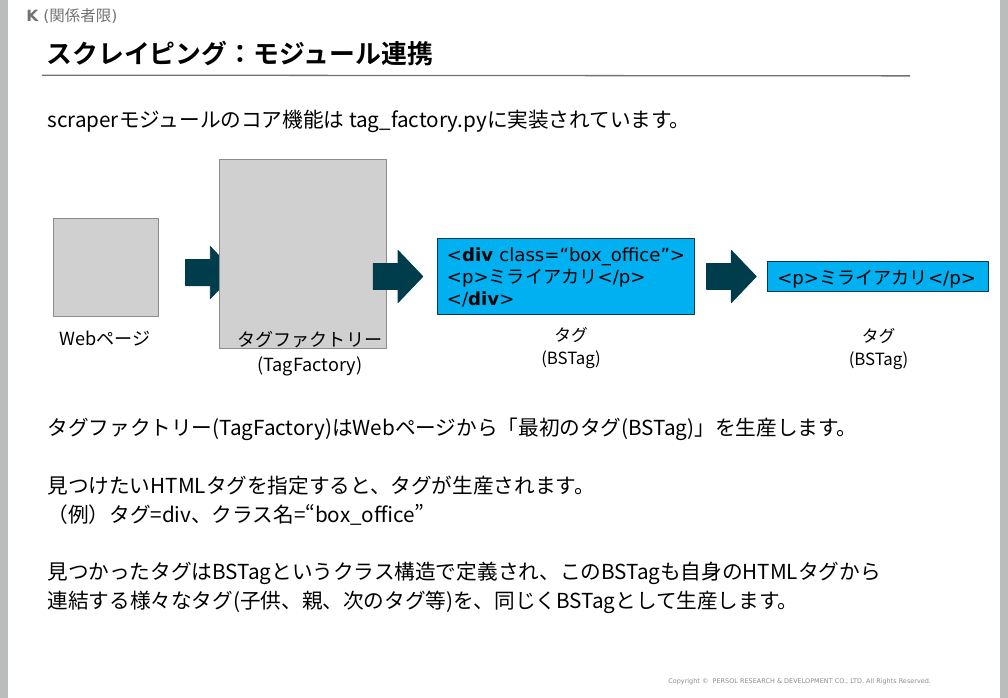
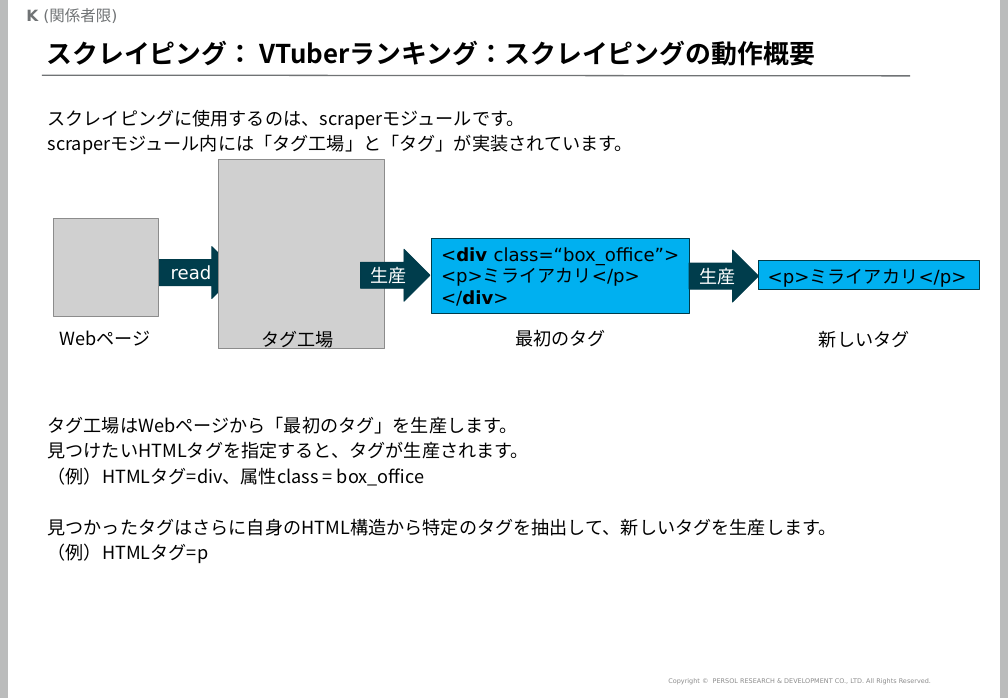
Before and after one commit to mogrodown/python_session, a slide deck: slide 19 of doc/python中級講座_2020.pptx (slide 17 before the commit). Drawn at 1008x698 pixels with LibreOffice and Linux fonts; fonts in the diff are those of the drawing; grey boxes stand for pictures; background and template pictures are left out. Boxes give left, top, right and bottom in pixels: in the first picture for what was removed or moved away, otherwise in the second. Text is boxed around its words. In the diff, an @@ line names an element or a change of style, - is before the commit and + after.

```diff
--- a/doc/python中級講座_2020.pptx
+++ b/doc/python中級講座_2020.pptx
@@ title at [46, 41, 815, 66]: text changed @@
-スクレイピング：モジュール連携
+スクレイピング： VTuberランキング：スクレイピングの動作概要
@@ text at [48, 110, 633, 154]: text changed; size 16 to 14 pt @@
-scraperモジュールのコア機能は tag_factory.pyに実装されています。
+スクレイピングに使用するのは、scraperモジュールです。
+scraperモジュール内には「タグ工場」と「タグ」が実装されています。
@@ rectangle "<div class=“box_office”>": place and size @@
-rectangle "<div class=“box_office”>" at [437, 239, 695, 315]
+rectangle "<div class=“box_office”>" at [432, 238, 690, 314]
@@ right arrow "read": place and size @@
-right arrow "read" at [185, 247, 235, 299]
+right arrow "read" at [157, 247, 237, 299]
@@ text in right arrow at [171, 265, 212, 280]: text added @@
+read
@@ right arrow "生産": place and size @@
-right arrow "生産" at [373, 250, 423, 302]
+right arrow "生産" at [361, 249, 431, 302]
@@ text in right arrow at [371, 267, 407, 284]: text added @@
+生産
@@ right arrow added at [690, 250, 759, 302], fill #003D4C, outline #003C4A 0.75 pt, 14 pt, text #FFFFFF @@
+生産
@@ right arrow removed at [707, 250, 757, 302] @@
@@ rectangle "<p>ミライアカリ</p>": place and size @@
-rectangle "<p>ミライアカリ</p>" at [768, 262, 988, 290]
+rectangle "<p>ミライアカリ</p>" at [759, 261, 979, 289]
@@ text at [515, 329, 606, 347]: text changed; size 12.9 to 14 pt @@
-タグ
-(BSTag)
+最初のタグ
@@ text at [261, 331, 333, 351]: text changed @@
-タグファクトリー
-(TagFactory)
+タグ工場
@@ text at [819, 331, 910, 348]: text changed; size 12.9 to 14 pt @@
-タグ
-(BSTag)
+新しいタグ
@@ text at [48, 416, 518, 434]: text changed; size 16 to 14 pt @@
-タグファクトリー(TagFactory)はWebページから「最初のタグ(BSTag)」を生産します。
+タグ工場はWebページから「最初のタグ」を生産します。
@@ text at [48, 442, 529, 459]: size 16 to 14 pt in "見つけたいHTMLタグを指定すると、タグが生産されます。" @@
@@ text at [48, 467, 837, 563]: text changed; size 16 to 14 pt @@
-（例）タグ=div、クラス名=“box_office”
-見つかったタグはBSTagというクラス構造で定義され、このBSTagも自身のHTMLタグから
-連結する様々なタグ(子供、親、次のタグ等)を、同じくBSTagとして生産します。
+（例）HTMLタグ=div、属性class = box_office
+見つかったタグはさらに自身のHTML構造から特定のタグを抽出して、新しいタグを生産します。
+（例）HTMLタグ=p
```
Also in this commit, not shown: 21 other slides changed, 3 slides added, 1 other file.
